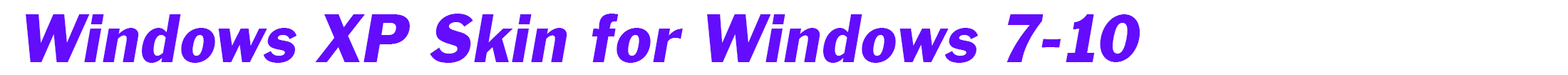
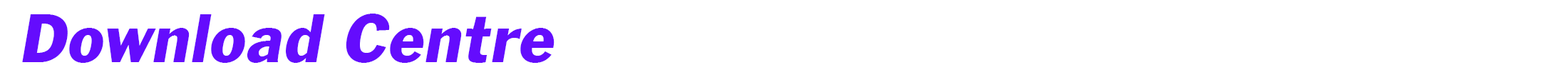
Layered file, before and after one edit (1568×75). Changes by layer:
renamed "Windows XP Skin for Windows 7-10" to "Download Centre", painted on it over (x1=22, y1=13, x2=1141, y2=63)
